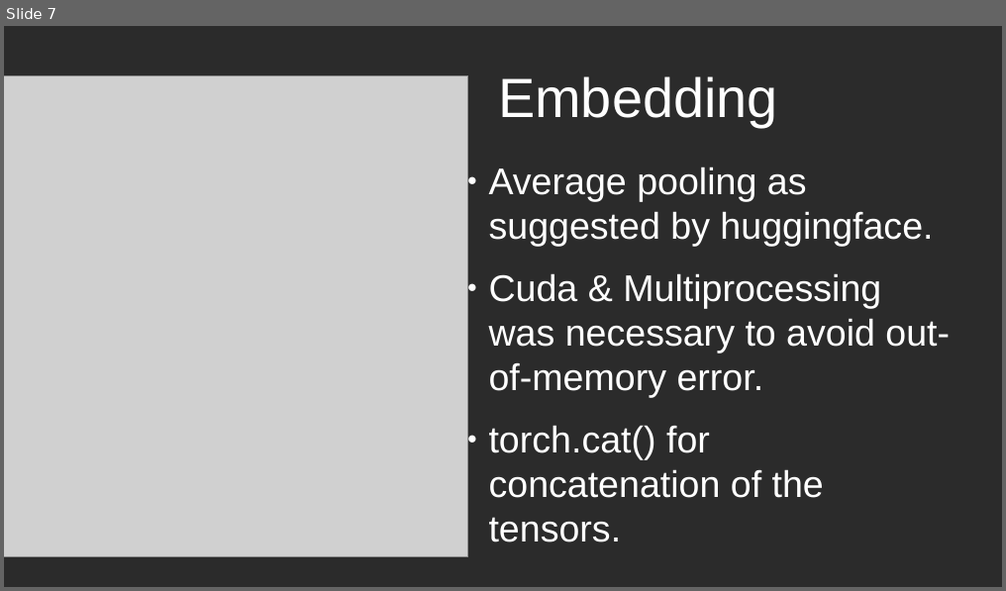
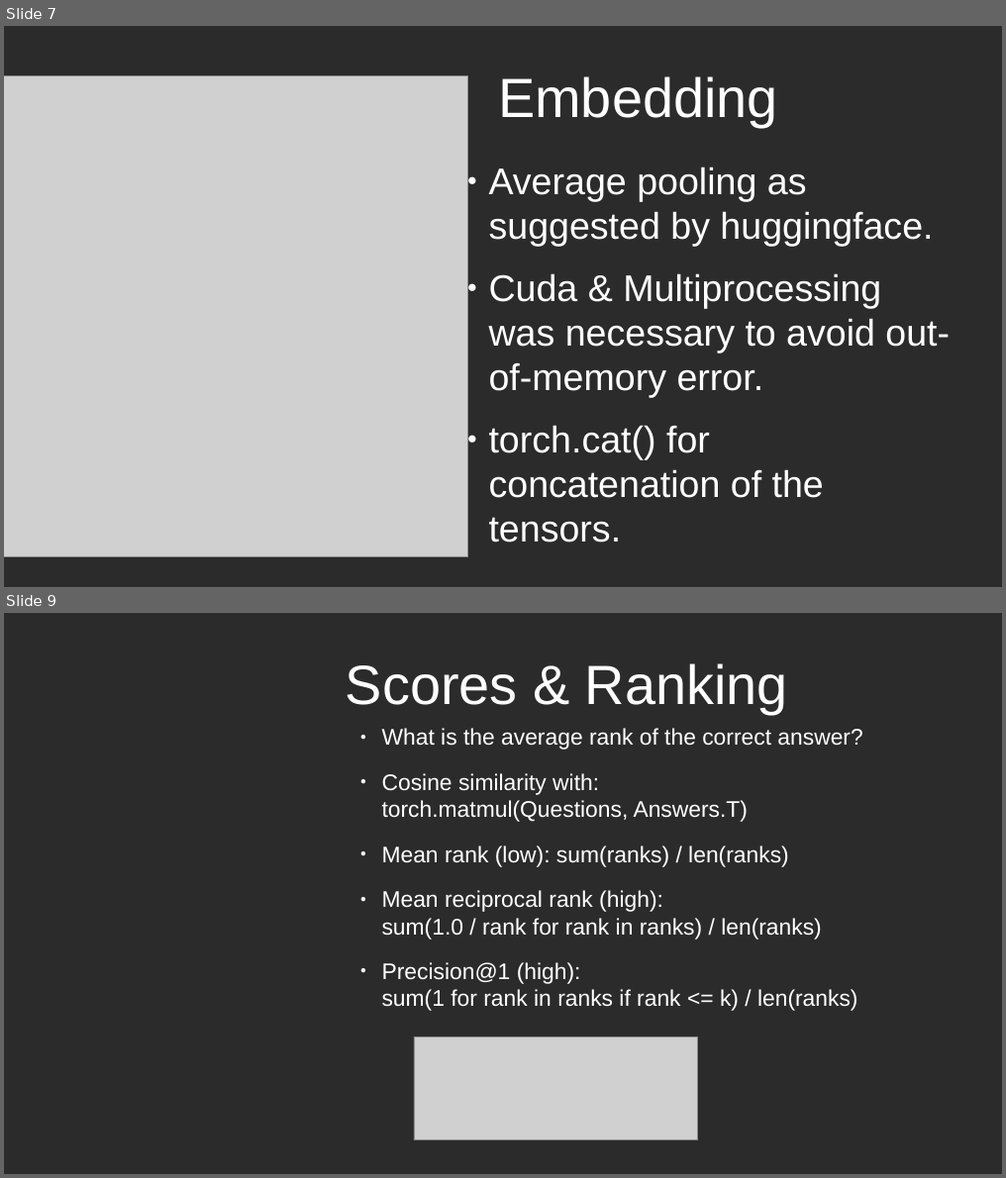
Before and after one commit to platibyte/taproject, a slide deck: GPT E5 word embedding.odp. Shown one above the other, each under a label of ours: slide 7 before the commit, slides 7 and 9 after it; the slides between them are not shown. The pictures are 1006x591 and 1006x1178 pixels, drawn with LibreOffice and Linux fonts; fonts in the diff are those of the drawing; grey boxes stand for pictures; background and template pictures are left out; a plain dark background stands for a picture behind light text. Boxes give left, top, right and bottom in pixels: in the first picture for what was removed or moved away, otherwise in the second. Text is boxed around its words. In the diff, an @@ line names an element or a change of style, - is before the commit and + after.

```diff
--- a/GPT E5 word embedding.odp
+++ b/GPT E5 word embedding.odp
@@ slide 9 added at (4, 613, 1002, 1174), background picture (left out) @@
@@ title added at (346, 663, 788, 714), 44 pt, text #FFFFFF @@
+Scores & Ranking
@@ text added at (382, 728, 862, 1011), 18 pt, text #FFFFFF @@
+● What is the average rank of the correct answer?
+● Cosine similarity with:
+  torch.matmul(Questions, Answers.T)
+● Mean rank (low): sum(ranks) / len(ranks)
+● Mean reciprocal rank (high):
+  sum(1.0 / rank for rank in ranks) / len(ranks)
+● Precision@1 (high):
+  sum(1 for rank in ranks if rank <= k) / len(ranks)
@@ picture added at (414, 1038, 699, 1141) @@
```
Also in this commit, not shown: 2 other slides added, 1 slide removed, 2 other files.
